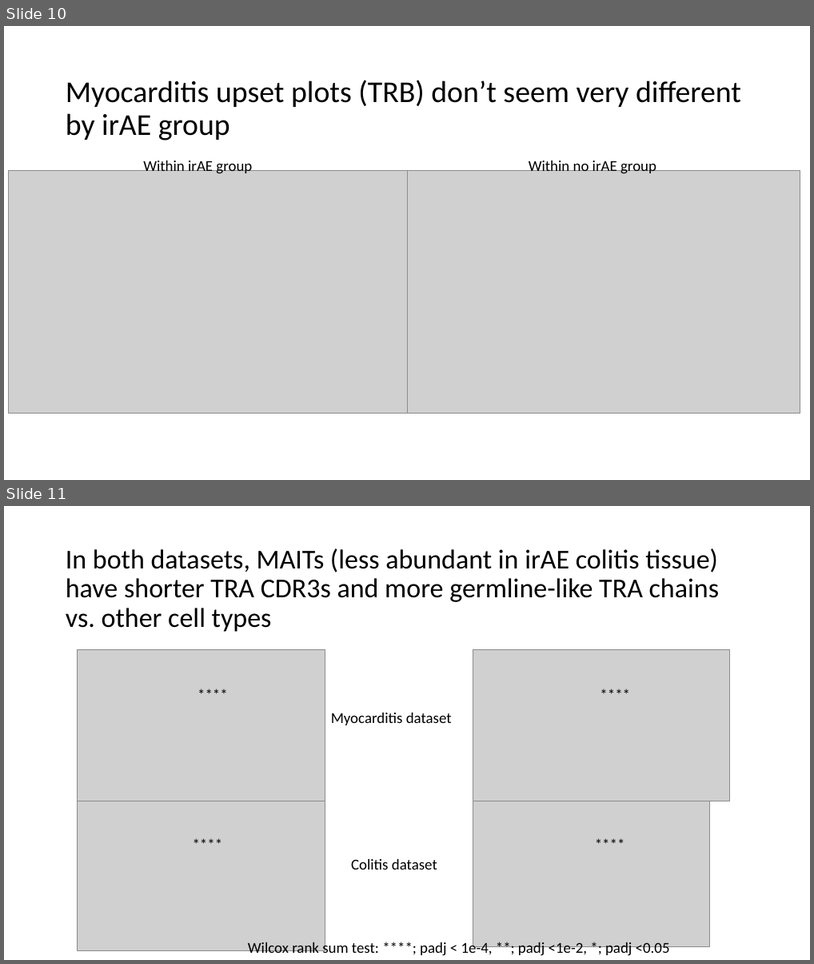
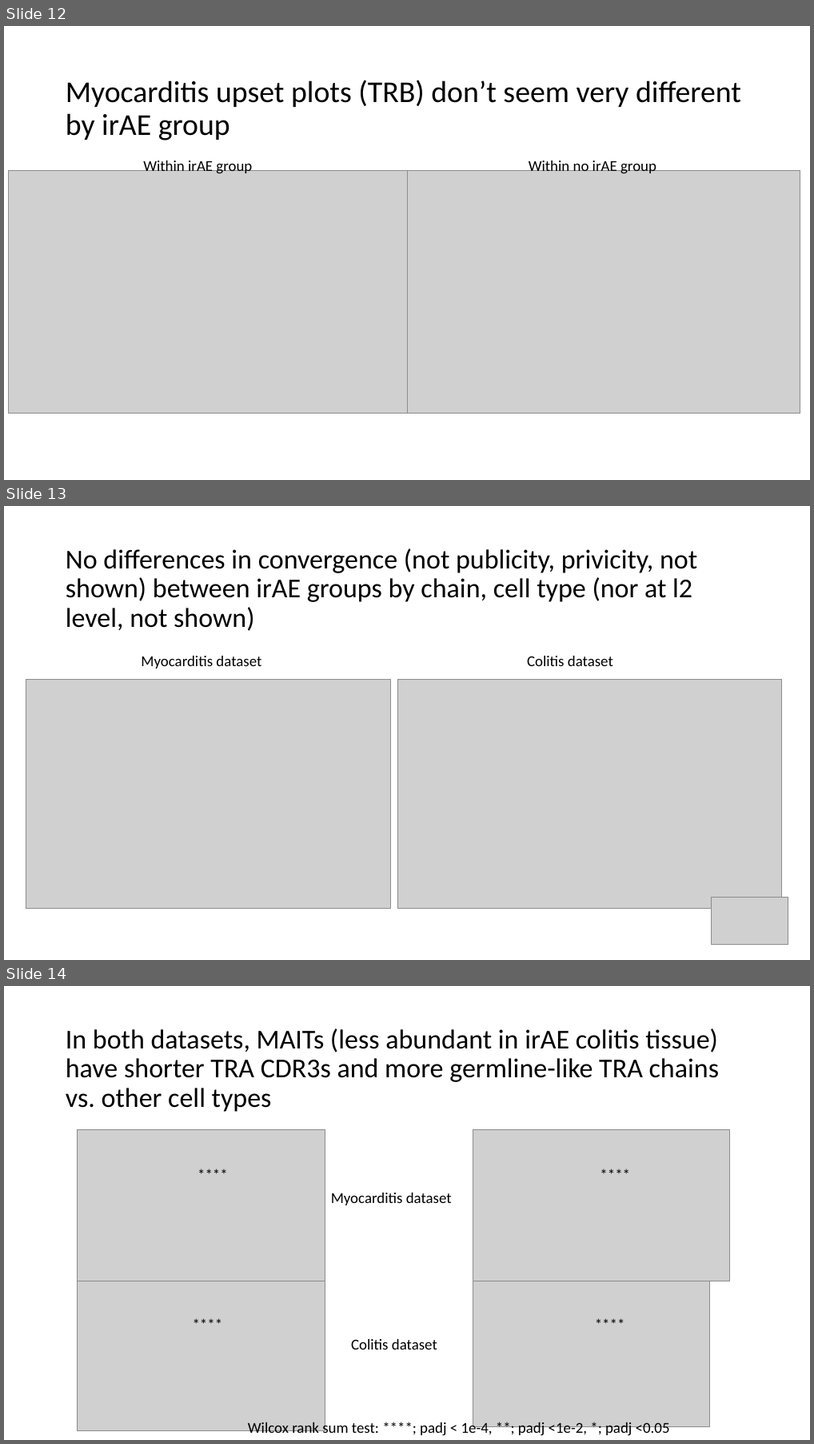
Before and after one commit to tybottorff/bottorffdocs, a slide deck: linsley_postdoc/presentations/weekly_meetings/1_25_24.pptx. Shown one above the other, each under a label of ours: slides 10 and 11 before the commit, slides 12, 13 and 14 after it. The pictures are 814x964 and 814x1444 pixels, drawn with LibreOffice and Linux fonts; fonts in the diff are those of the drawing; grey boxes stand for pictures. Boxes give left, top, right and bottom in pixels: in the first picture for what was removed or moved away, otherwise in the second. Text is boxed around its words. In the diff, an @@ line names an element or a change of style, - is before the commit and + after.

```diff
--- a/linsley_postdoc/presentations/weekly_meetings/1_25_24.pptx
+++ b/linsley_postdoc/presentations/weekly_meetings/1_25_24.pptx
@@ slide 13 added at [4,506,810,960], background #FFFFFF @@
@@ title added at [66,548,698,631], 32.4 pt, text #000000 @@
+No differences in convergence (not publicity, privicity, not shown) between irAE groups by chain, cell type (nor at l2 level, not shown)
@@ text added at [141,656,262,668], 18 pt, text #000000 @@
+Myocarditis dataset
@@ text added at [527,656,614,666], 18 pt, text #000000 @@
+Colitis dataset
@@ picture added at [26,679,391,908] @@
@@ picture added at [398,679,782,908] @@
@@ picture added at [712,896,789,944] @@
@@ what was slide 10 is now slide 12 @@
@@ what was slide 11 is now slide 14 @@
```
Also in this commit, not shown: 4 slides changed, 2 other slides added.
